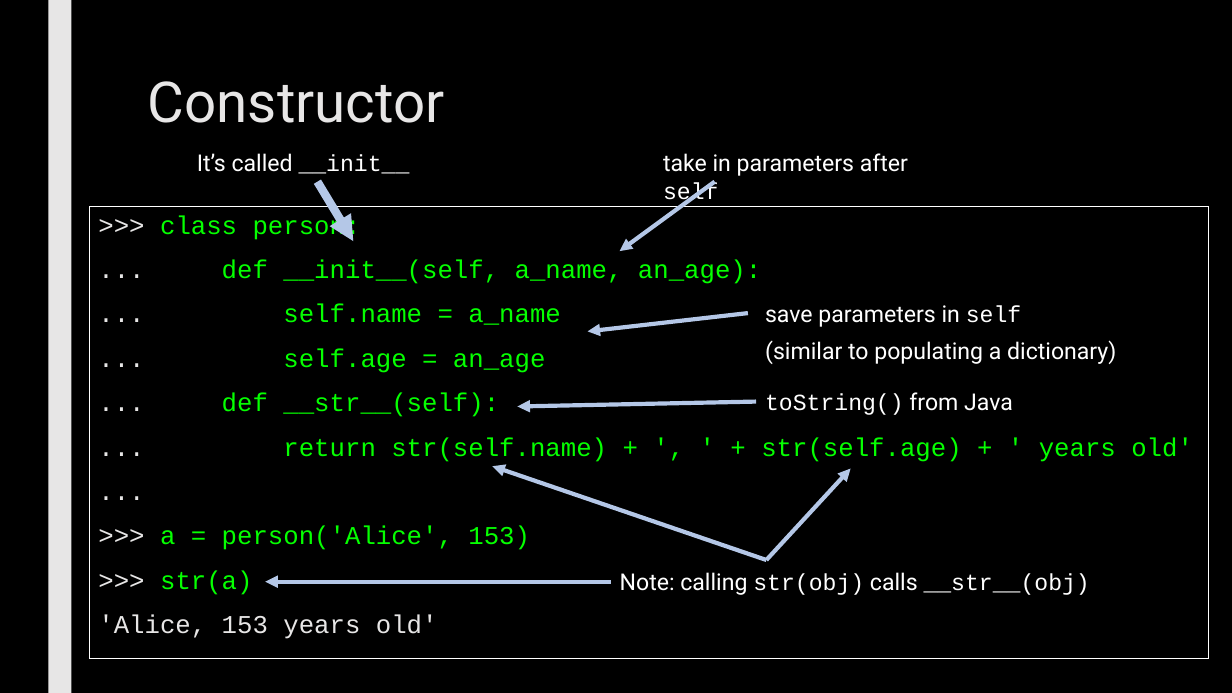
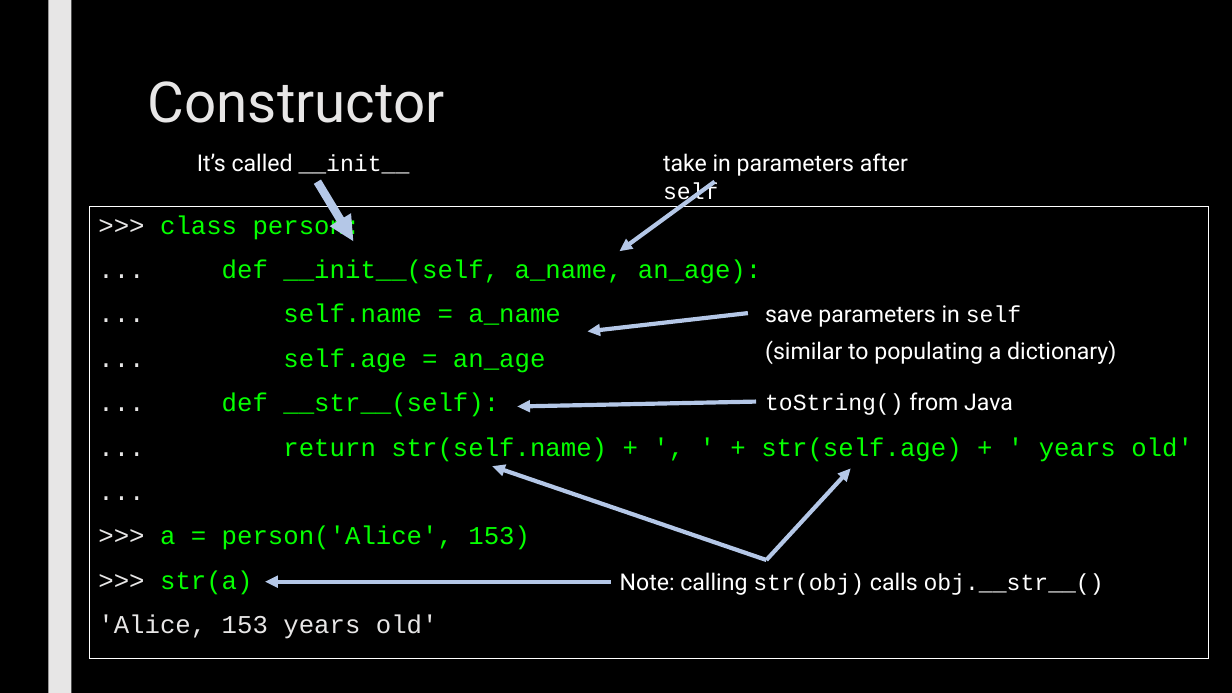
Before and after one commit to max7patek/metaprogramming, a slide deck: slide 8 of slides/00-OOPython.pptx (slide 15 before the commit). Drawn at 1232x693 pixels with LibreOffice and Linux fonts; fonts in the diff are those of the drawing. Boxes give left, top, right and bottom in pixels: in the first picture for what was removed or moved away, otherwise in the second. Text is boxed around its words. In the diff, an @@ line names an element or a change of style, - is before the commit and + after.

```diff
--- a/slides/00-OOPython.pptx
+++ b/slides/00-OOPython.pptx
@@ text at (620,572,1104,595): text changed @@
-Note: calling str(obj) calls __str__(obj)
+Note: calling str(obj) calls obj.__str__()
```
Also in this commit, not shown: 7 other slides changed, 1 slide added, 2 slides removed.
